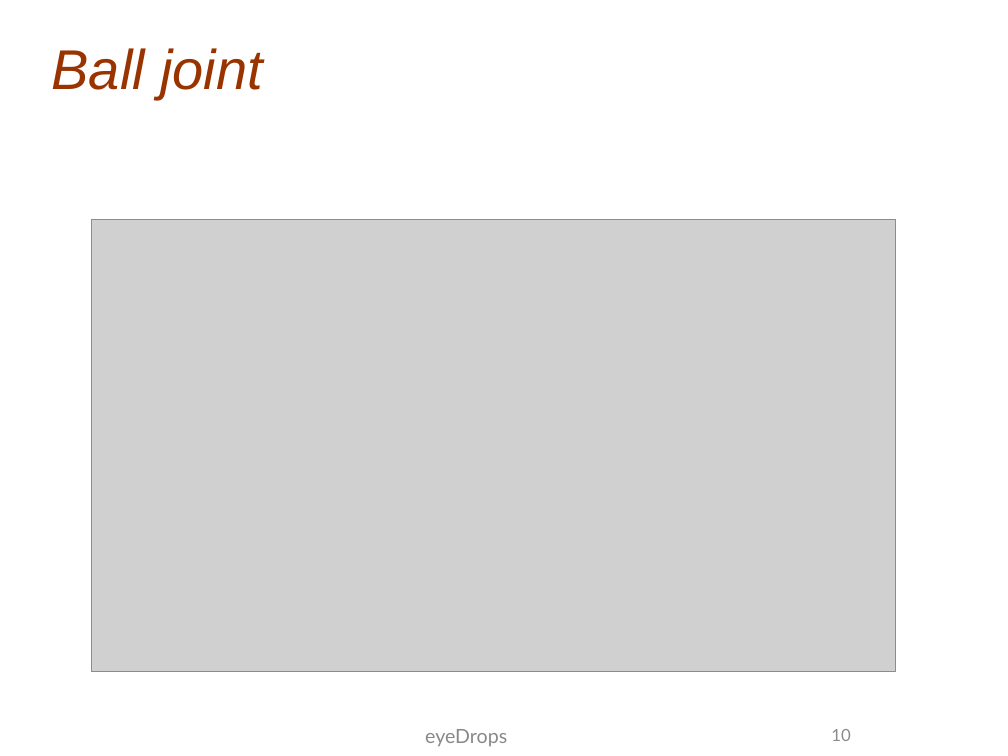
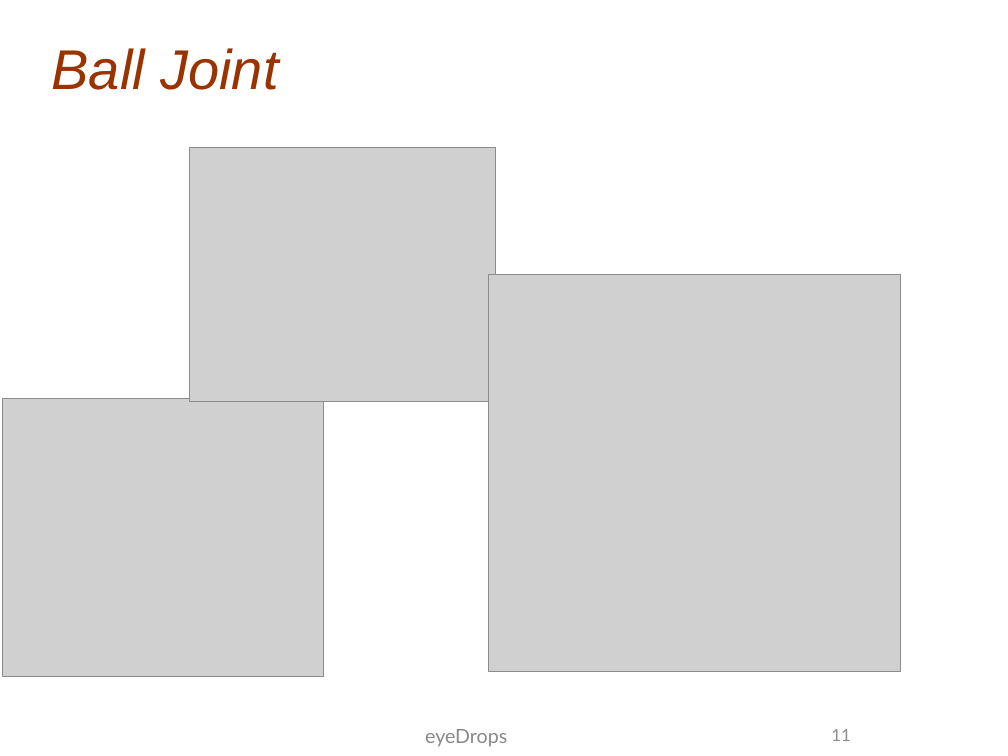
Before and after one commit to benthie/wearables-praktikum, a slide deck: slide 12 of documents/midterm presentation/Midterm Presentation.pptx (slide 11 before the commit). Drawn at 1008x756 pixels with LibreOffice and Linux fonts; fonts in the diff are those of the drawing; grey boxes stand for pictures; background and template pictures are left out. Boxes give left, top, right and bottom in pixels: in the first picture for what was removed or moved away, otherwise in the second. Text is boxed around its words. In the diff, an @@ line names an element or a change of style, - is before the commit and + after.

```diff
--- a/documents/midterm presentation/Midterm Presentation.pptx
+++ b/documents/midterm presentation/Midterm Presentation.pptx
@@ title at [52,48,278,90]: text changed @@
-Ball joint
+Ball Joint
@@ picture added at [190,147,495,401] @@
@@ picture removed at [92,220,896,672] @@
@@ picture added at [488,274,900,671] @@
@@ picture added at [3,398,324,676] @@
@@ page number at [831,729,850,741]: text changed @@
-10
+11
```
Also in this commit, not shown: 4 other slides changed, 1 slide added.
